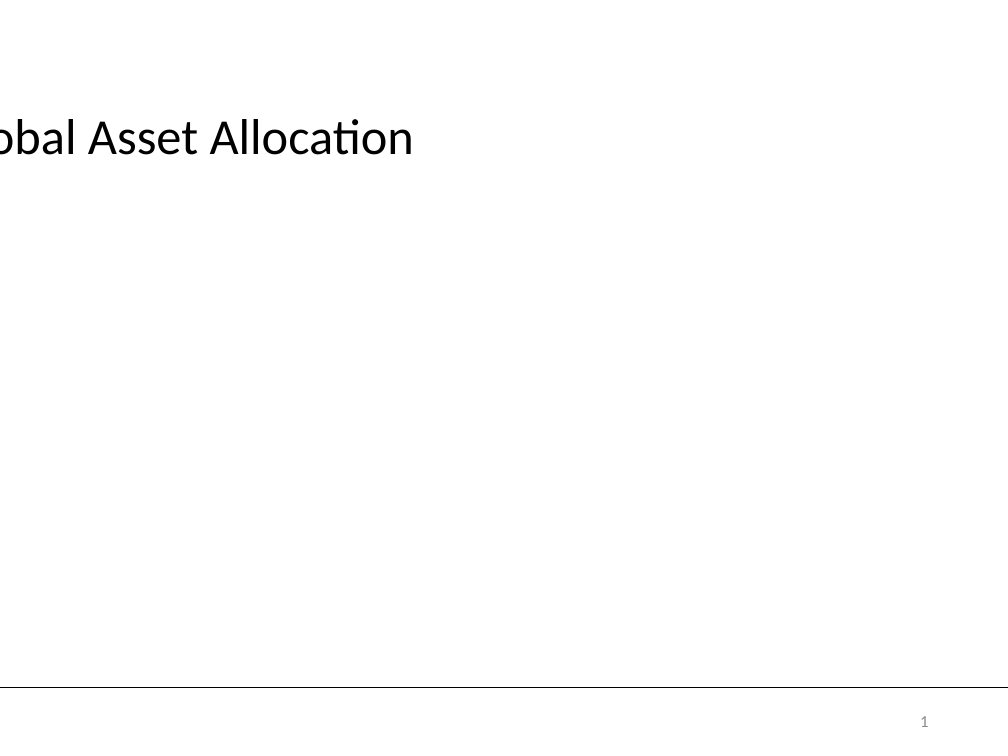
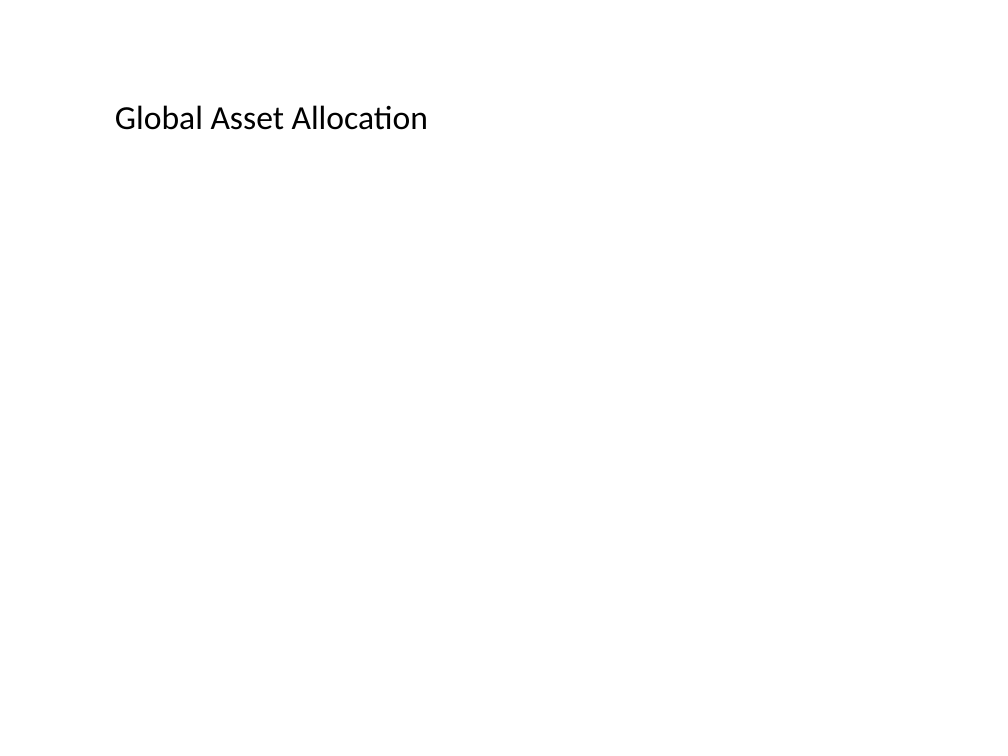
Before and after one commit to fabarker/epsilon-phi, a slide deck: slide 1 of epsilon-phi-core/src/python/epsilonPhi/ep_saa/marketing/Factor Model and Case Studies.pptx. Drawn at 1008x756 pixels with LibreOffice and Linux fonts; fonts in the diff are those of the drawing. Boxes give left, top, right and bottom in pixels: in the first picture for what was removed or moved away, otherwise in the second. Text is boxed around its words. In the diff, an @@ line names an element or a change of style, - is before the commit and + after.

```diff
--- a/epsilon-phi-core/src/python/epsilonPhi/ep_saa/marketing/Factor Model and Case Studies.pptx
+++ b/epsilon-phi-core/src/python/epsilonPhi/ep_saa/marketing/Factor Model and Case Studies.pptx
@@ text "Global Asset Allocation": place and size @@
-text "Global Asset Allocation" at (88, 119, 414, 155)
+text "Global Asset Allocation" at (115, 105, 428, 130)
@@ text "Global Asset Allocation" at (115, 105, 428, 130): size 36 to 24 pt @@
@@ line removed from (0, 687) to (1008, 687) @@
@@ page number removed at (920, 716, 928, 727) @@
-1
```
Also in this commit, not shown: 3 other slides changed, 14 slides added, 12 other files.
